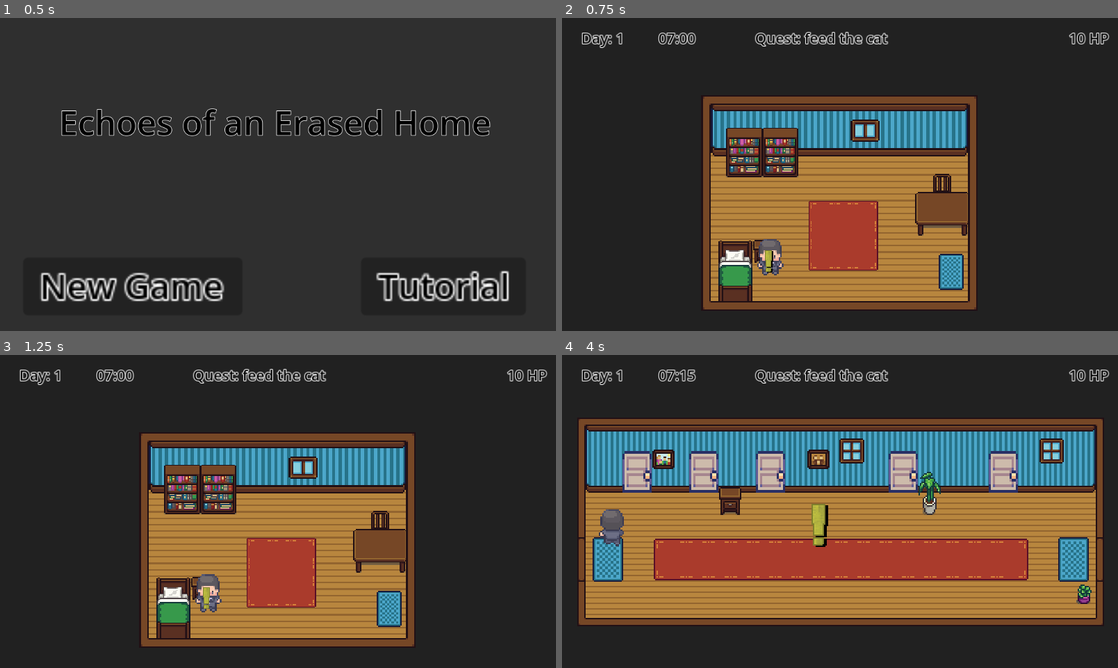
Above: before the commit, frames 1-4 (two rows, left to right).
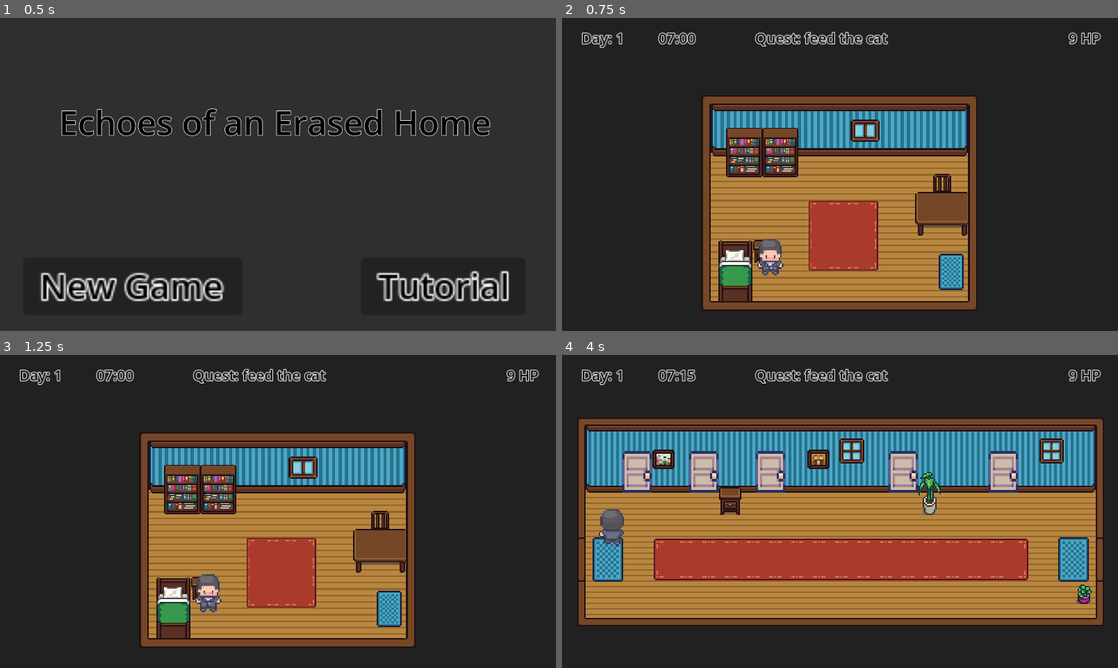
Above: after the commit, the same moments.

Repository: Poppo9/wild-jam-78
Game: Godot game, scene res://scenes/main_menu.tscn
Same seed, same stepped clock (60 frames per second), same inputs: the game is played once before the commit and once after it. Sound files missing from this copy of the repository are replaced by a short silence.
Inputs:
- Up to frame 1 (0.5 s): no input
- Up to frame 2 (0.75 s): click "New Game" at 0.5 s
- Up to frame 3 (1.25 s): no input
- Up to frame 4 (4 s): tap Enter at 1.25 s; hold Right (ui_right) 1.28-2.03 s; hold Down (ui_down) 2.03-2.78 s; tap Space at 2.75 s; hold Right (ui_right) 2.78-3.53 s; hold Up (ui_up) from 3.53 s (still down)

Frame 1 is identical in both runs. In frame 2, 0.3% of the frame differs, in the area x 36-99%, y 4-82%; in frame 3, 0.3%; in frame 4, 0.6%, in the area x 44-99%, y 4-62%.

Commit message:
fix names

Diff:
--- a/scenes/Cucina.tscn
+++ b/scenes/Cucina.tscn
@@ -1,17 +1,17 @@
 [gd_scene load_steps=29 format=4 uid="uid://r8ysmagexqwf"]
 
-[ext_resource type="PackedScene" uid="uid://bj28l6bx1ol1p" path="res://scenes/pg.tscn" id="1_stq7o"]
-[ext_resource type="Texture2D" uid="uid://bfi3ifcjw1h8v" path="res://assets/Modern tiles_Free/Interiors_free/16x16/Room_Builder_free_16x16.png" id="2_bexah"]
-[ext_resource type="Texture2D" uid="uid://bs5gqk21e17wm" path="res://assets/assets/AxulArt´s_Basic-Top-down-interior_By_AxulArt/AxulArt´s_Basic-Top-down-interior_By_AxulArt.png" id="3_b7svd"]
-[ext_resource type="Texture2D" uid="uid://d3jfvswlkoo1x" path="res://assets/Modern tiles_Free/Interiors_free/16x16/Interiors_free_16x16.png" id="4_pocmq"]
-[ext_resource type="Texture2D" uid="uid://dld2bncuq3dkx" path="res://assets/assets/Pixel Lands Interiors Demo/interiors_demo.png" id="5_b5u37"]
-[ext_resource type="Texture2D" uid="uid://dggqqxjelystq" path="res://assets/assets/sierrassets furniture pack/furniture/furniture spritesheet.png" id="5_u5liy"]
-[ext_resource type="PackedScene" uid="uid://c6k5ub3ek50q2" path="res://scenes/porta.tscn" id="7_3vyjl"]
-[ext_resource type="PackedScene" uid="uid://d4cpuiwplvyh0" path="res://scenes/hud.tscn" id="8_2wye1"]
-[ext_resource type="PackedScene" uid="uid://bj45604kpjnhl" path="res://scenes/quest.tscn" id="9_kffbs"]
+[ext_resource type="Texture2D" uid="uid://bfi3ifcjw1h8v" path="res://assets/Modern tiles_Free/Interiors_free/16x16/Room_Builder_free_16x16.png" id="1_48box"]
+[ext_resource type="Texture2D" uid="uid://bs5gqk21e17wm" path="res://assets/assets/AxulArt´s_Basic-Top-down-interior_By_AxulArt/AxulArt´s_Basic-Top-down-interior_By_AxulArt.png" id="2_dwbif"]
+[ext_resource type="Texture2D" uid="uid://d3jfvswlkoo1x" path="res://assets/Modern tiles_Free/Interiors_free/16x16/Interiors_free_16x16.png" id="3_gxixg"]
+[ext_resource type="Texture2D" uid="uid://dggqqxjelystq" path="res://assets/assets/sierrassets furniture pack/furniture/furniture spritesheet.png" id="4_x82dn"]
+[ext_resource type="Texture2D" uid="uid://dld2bncuq3dkx" path="res://assets/assets/Pixel Lands Interiors Demo/interiors_demo.png" id="5_enp8j"]
+[ext_resource type="PackedScene" uid="uid://bj28l6bx1ol1p" path="res://scenes/pg.tscn" id="6_ktapa"]
+[ext_resource type="PackedScene" uid="uid://c6k5ub3ek50q2" path="res://scenes/porta.tscn" id="7_hc4x4"]
+[ext_resource type="PackedScene" uid="uid://d4cpuiwplvyh0" path="res://scenes/hud.tscn" id="8_dwun4"]
+[ext_resource type="PackedScene" uid="uid://bj45604kpjnhl" path="res://scenes/quest.tscn" id="9_x3v0k"]
 
 [sub_resource type="TileSetAtlasSource" id="TileSetAtlasSource_71yi6"]
-texture = ExtResource("2_bexah")
+texture = ExtResource("1_48box")
 5:2/0 = 0
 6:0/0 = 0
 9:1/0 = 0
--- a/scenes/camera_2_0.tscn
+++ b/scenes/camera_2_0.tscn
@@ -104,7 +104,7 @@
 [sub_resource type="TileSet" id="TileSet_r7ojp"]
 sources/1 = SubResource("TileSetAtlasSource_7x4vk")
 
-[node name="camera2_0" type="Node2D"]
+[node name="camera" type="Node2D"]
 y_sort_enabled = true
 position = Vector2(415, 393)
 scale = Vector2(3.33007, 3.33007)
--- a/scenes/corridoio.tscn
+++ b/scenes/corridoio.tscn
@@ -6,7 +6,6 @@
 [ext_resource type="Texture2D" uid="uid://bs5gqk21e17wm" path="res://assets/assets/AxulArt´s_Basic-Top-down-interior_By_AxulArt/AxulArt´s_Basic-Top-down-interior_By_AxulArt.png" id="2_1d5sb"]
 [ext_resource type="PackedScene" uid="uid://c6k5ub3ek50q2" path="res://scenes/porta.tscn" id="5_akv8w"]
 [ext_resource type="PackedScene" uid="uid://d4cpuiwplvyh0" path="res://scenes/hud.tscn" id="6_wh332"]
-[ext_resource type="PackedScene" uid="uid://bj45604kpjnhl" path="res://scenes/quest.tscn" id="7_mv01l"]
 
 [sub_resource type="TileSetAtlasSource" id="TileSetAtlasSource_ef1ge"]
 texture = ExtResource("1_qf0w4")
@@ -594,6 +593,3 @@
 scale = Vector2(0.287437, 1.67773)
 
 [node name="HUD" parent="." instance=ExtResource("6_wh332")]
-
-[node name="Quest" parent="." instance=ExtResource("7_mv01l")]
-position = Vector2(23.6744, -25.7633)
--- a/scripts/global.gd
+++ b/scripts/global.gd
@@ -15,6 +15,18 @@
 	"res://scenes/cantina.tscn",
 	"res://scenes/esterno.tscn", #to be esterno
 ]
+
+const lista_quests = [
+	"camera",
+	"studio",
+	"stanza_gatto",
+	"bagno",
+	"cucina",
+	"cantina",
+	"esterno"
+]
+
+var lista_quest_attive = []
 
 var quest = "feed the cat"
 var quests = {
--- a/scripts/main_menu.gd
+++ b/scripts/main_menu.gd
@@ -11,6 +11,7 @@
 
 
 func _on_button_pressed() -> void:
+	Global.lista_quest_attive = Global.lista_quests
 	get_tree().change_scene_to_file("res://scenes/camera_2_0.tscn")
 
 func _on_button_2_pressed() -> void:
--- a/scripts/quest.gd
+++ b/scripts/quest.gd
@@ -14,7 +14,7 @@
 
 
 func _on_area_2d_body_entered(body: Node2D) -> void:
-	var lista_quest = ["stanza_gatto","corridoio","cucina"] # TODO lista quest attive
+	var lista_quest = Global.lista_quest_attive
 	if body.name == "CharacterBody2D":
 		if parent_node.name in lista_quest:
 			quest.queue_free()
@@ -25,9 +25,9 @@
 func completa_quest(quest: String, lista_quest):
 	Global.vita -=1 #TODO
 	print("rimuovo "+ quest + " da " + array_to_string(lista_quest))
-	var index = lista_quest.find(quest)
-	if quest in lista_quest:
-		lista_quest.remove_at(index)
+	var index = Global.lista_quest_attive.find(quest)
+	if quest in Global.lista_quest_attive:
+		Global.lista_quest_attive.remove_at(index)
 
 func array_to_string(arr: Array) -> String:
 	var s = ""
Not shown: 8 places in scenes/Cucina.tscn that only renumber resources
Not shown: 1 places in scenes/corridoio.tscn that only renumber resources
